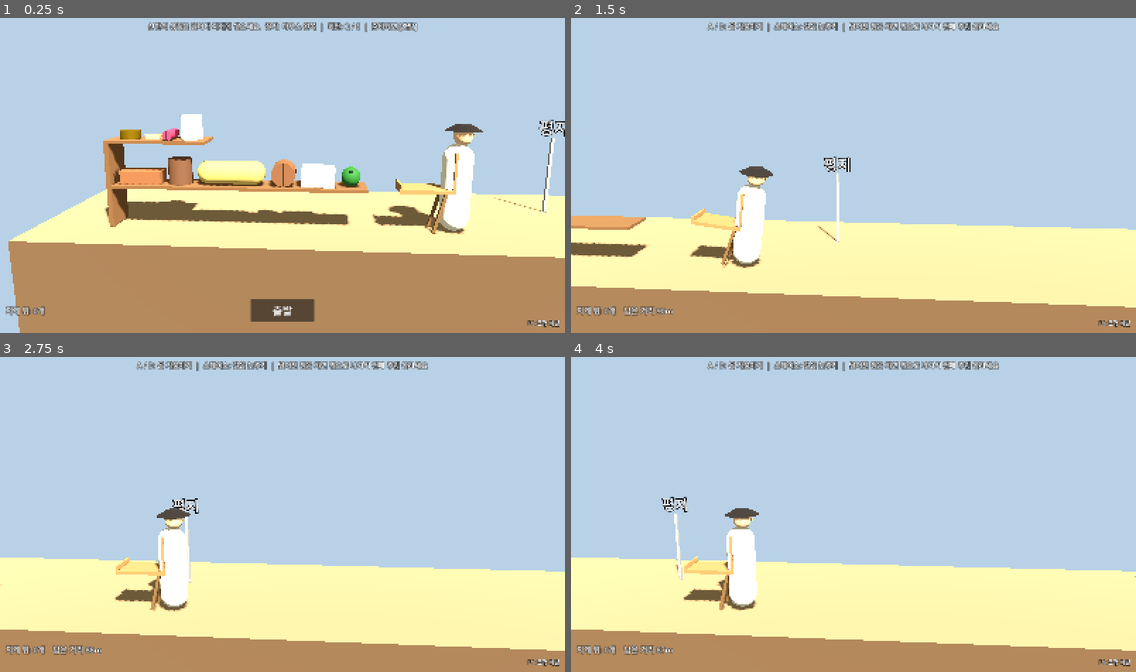
Above: before the commit, frames 1-4 (two rows, left to right).
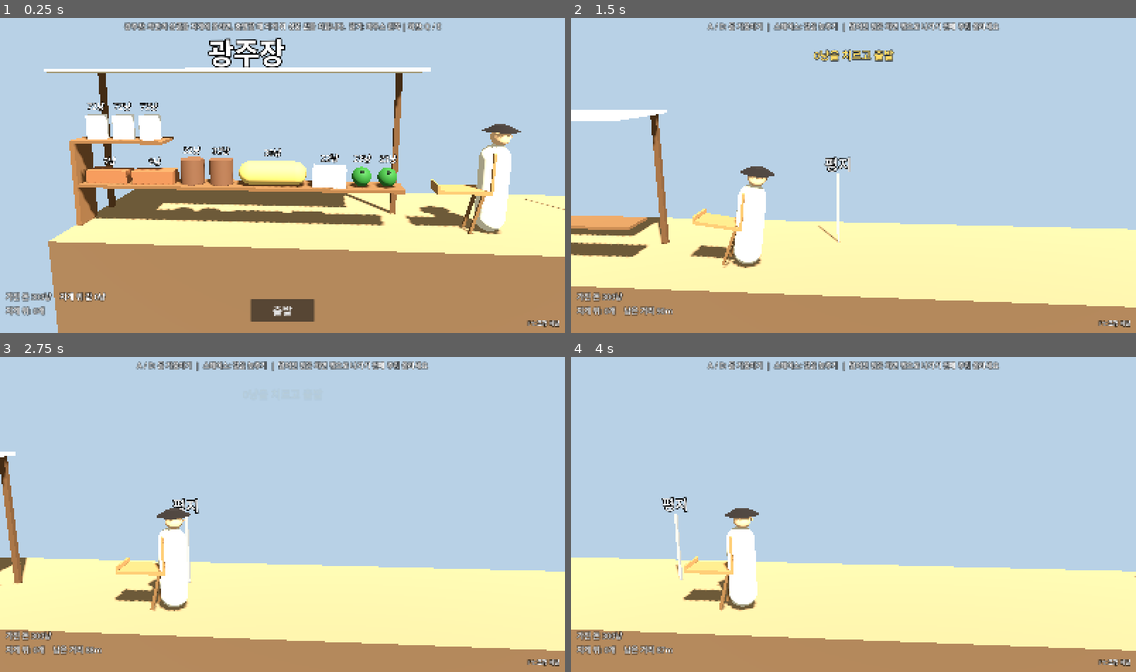
Above: after the commit, the same moments.

Repository: AirDropKR/BOBUSANG
Game: Godot game, scene res://game/leg_scene.tscn
Same seed, same stepped clock (60 frames per second), same inputs: the game is played once before the commit and once after it. Before the commit the project starts from res://debug/m1_sandbox.tscn.
Inputs (mouse positions are in pixels of both pictures, inside the frame that each line leads up to):
- Up to frame 1 (0.25 s): no input
- Up to frame 2 (1.5 s): click "출발" at 0.5 s; tap Enter at 1.25 s; move the mouse to (977, 159) at 1.27 s; hold D (lean_right) from 1.28 s (still down); click (977, 159) at 1.35 s
- Up to frame 3 (2.75 s): tap Space (slow) at 1.55 s; release D (lean_right) at 2 s; drag from (169, 530) to (254, 577) at 2.02 s
- Up to frame 4 (4 s): move the mouse to (910, 442) at 2.77 s; hold D (lean_right) 2.78-3.5 s; click (910, 442) at 2.85 s; tap Space (slow) at 3.05 s; drag from (825, 577) to (684, 464) at 3.52 s

The runs differ from the first frame. In frame 1, 21% of the frame differs, in the area x 1-100%, y 1-100%; in frame 2, 2.5%; in frame 3, 0.9%; in frame 4, 0.2%.

Commit message:
M2 한 구간 씬: 좌판에서 사서 쌓기 -> 이동 -> 안성장에서 팔기, 정산 화면
Co-Authored-By: Claude Opus 5.5 <noreply@anthropic.com>
Claude-Session: https://claude.ai/code/session_01VWYc7KggvUyf6hzMLZcZ4V

Diff:
--- a/data/locale/en.json
+++ b/data/locale/en.json
@@ -40,6 +40,26 @@
 		"debug.group.item": "Per-item mass scale",
 		"debug.segments_help": "flat, rocks, pothole, uphill, downhill",
 		"debug.show_info": "Show physics info",
-		"item.label_durability": "{name} {pct}%"
+		"item.label_durability": "{name} {pct}%",
+		"ui.money": "Money {n} nyang",
+		"ui.cart_total": "On jige: {n} nyang",
+		"ui.price_tag": "{n} nyang",
+		"ui.not_enough": "Not enough money ({n} nyang short)",
+		"ui.hint_market": "{market}: Put goods from the stall on your jige. You pay for what's on it when you depart.  Drag: Left Mouse | Rotate: Q / E",
+		"ui.leg_title": "{from} → {to}",
+		"ui.arrived_at": "Arrived at {market}",
+		"ui.sell": "Sell",
+		"ui.sell_all": "Sell All",
+		"ui.sold": "Sold",
+		"ui.sell_title": "Selling at {market}",
+		"ui.condition": "Condition {pct}%",
+		"ui.spent": "Spent",
+		"ui.earned": "Earned",
+		"ui.profit": "Profit",
+		"ui.lost_value": "Value lost",
+		"ui.kept": "Unsold",
+		"ui.paid_toast": "Paid {n} nyang and set off",
+		"ui.untracked_broke": "The {item} on the stall broke (no charge)",
+		"ui.money_unit": "{n} nyang"
 	}
 }
--- a/data/locale/ko.json
+++ b/data/locale/ko.json
@@ -40,6 +40,26 @@
 		"debug.group.item": "상품별 질량 배율",
 		"debug.segments_help": "flat, rocks, pothole, uphill, downhill",
 		"debug.show_info": "물리 정보 표시",
-		"item.label_durability": "{name} {pct}%"
+		"item.label_durability": "{name} {pct}%",
+		"ui.money": "가진 돈 {n}냥",
+		"ui.cart_total": "지게 위 값 {n}냥",
+		"ui.price_tag": "{n}냥",
+		"ui.not_enough": "돈이 모자랍니다 ({n}냥 부족)",
+		"ui.hint_market": "{market}: 좌판의 상품을 지게에 올리면, 출발할 때 지게 위 상품 값을 치릅니다.  끌기: 마우스 왼쪽 | 회전: Q / E",
+		"ui.leg_title": "{from} → {to}",
+		"ui.arrived_at": "{market} 도착",
+		"ui.sell": "팔기",
+		"ui.sell_all": "모두 팔기",
+		"ui.sold": "팔림",
+		"ui.sell_title": "{market}에서 팔기",
+		"ui.condition": "상태 {pct}%",
+		"ui.spent": "산 값",
+		"ui.earned": "판 값",
+		"ui.profit": "손익",
+		"ui.lost_value": "잃은 값",
+		"ui.kept": "남은 짐",
+		"ui.paid_toast": "{n}냥을 치르고 출발",
+		"ui.untracked_broke": "좌판의 {item}이(가) 깨졌다 (값은 안 냄)",
+		"ui.money_unit": "{n}냥"
 	}
 }
--- /dev/null
+++ b/game/leg_scene.gd
@@ -0,0 +1,265 @@
+extends Node3D
+## M2 한 구간: 출발 장터 좌판에서 상품을 지게에 쌓기(사기) -> 출발 -> 길 -> 도착 장터에서 팔기.
+## 돈과 짐 규칙은 core/LegTrade, 물리 세계는 physics/trip/TripWorld 가 맡는다.
+
+enum Phase { MARKET, WALKING, ARRIVING, SELLING }
+
+const ITEMS_DIR: String = "res://data/items"
+const ROADS_DIR: String = "res://data/roads"
+const MARKETS_DIR: String = "res://data/markets"
+const ECONOMY_PATH: String = "res://data/economy.json"
+const CARRIER_PATH: String = "res://data/carriers/carrier_jige.json"
+const DEFAULT_ORIGIN_ID: String = "market_gwangju"
+const PORTER_START_X: float = -2.0
+## 지게 받침과 좌판 사이 틈
+const STALL_GAP: float = 0.55
+## 도착 장터 표시를 도착 지점에서 이만큼 앞에
+const DESTINATION_BOOTH_OFFSET: float = 1.5
+const DESTINATION_BOOTH_WIDTH: float = 3.0
+const ARRIVAL_SETTLE_TIME: float = 1.0
+
+## 다시 시작해도 유지하는 선택
+static var origin_market_id: String = DEFAULT_ORIGIN_ID
+## 비어 있지 않으면 장터 사이 길 대신 이 길로 (조정 패널에서 바꿈)
+static var road_override_id: String = ""
+static var custom_order_text: String = ""
+static var show_item_info: bool = false
+
+var phase: Phase = Phase.MARKET
+var trade: LegTrade
+var world: TripWorld
+var item_defs: Dictionary = {}
+var markets: Dictionary = {}
+var road_defs: Dictionary = {}
+var origin: Dictionary = {}
+var destination: Dictionary = {}
+
+var _hud: Hud
+var _panel: TuningPanel
+var _sell_panel: SellPanel
+var _arrive_timer: float = 0.0
+
+
+func _ready() -> void:
+	item_defs = JsonData.load_by_id(ITEMS_DIR)
+	markets = JsonData.load_by_id(MARKETS_DIR)
+	road_defs = RoadCatalog.load_roads(ROADS_DIR)
+	if not markets.has(origin_market_id):
+		origin_market_id = DEFAULT_ORIGIN_ID
+	origin = markets[origin_market_id]
+	var route: Dictionary = origin["routes"][0]
+	destination = markets[route["to"]]
+	var road_id: String = road_override_id if road_defs.has(road_override_id) else String(route["road"])
+	trade = LegTrade.new(JsonData.load_file(ECONOMY_PATH), item_defs, origin, destination)
+
+	world = TripWorld.new()
+	world.name = "World"
+	add_child(world)
+	world.setup(road_defs[road_id], JsonData.load_file(CARRIER_PATH), PORTER_START_X, custom_order_text)
+	world.item_broken.connect(_on_item_broken)
+	world.untracked_item_broken.connect(_on_untracked_broken)
+	world.item_lost.connect(_on_item_lost)
+	world.porter_arrived.connect(_on_porter_arrived)
+	world.heavy_grabbed.connect(func(_item: ItemBody) -> void: _hud.toast(tr("ui.too_heavy")))
+	_build_stall()
+	_build_destination_booth()
+	world.set_info_visible(show_item_info)
+
+	_hud = Hud.new()
+	add_child(_hud)
+	_hud.start_pressed.connect(_on_start_pressed)
+	_hud.show_stacking(Loc.format("ui.hint_market", { "market": Loc.name_of(origin) }))
+	_panel = TuningPanel.new()
+	add_child(_panel)
+	_panel.set_roads(road_defs, road_id, custom_order_text)
+	_panel.road_rebuild_requested.connect(_on_road_rebuild_requested)
+	_panel.restart_requested.connect(_restart)
+	_panel.info_toggled.connect(_on_info_toggled)
+
+
+func _physics_process(delta: float) -> void:
+	if phase == Phase.ARRIVING:
+		_arrive_timer -= delta
+		if _arrive_timer <= 0.0:
+			_open_selling()
+
+
+func _process(_delta: float) -> void:
+	var on_carrier: Array[ItemBody] = world.items_on_carrier()
+	match phase:
+		Phase.MARKET:
+			var ids: Array = _item_ids(on_carrier)
+			var short: int = trade.shortage(ids)
+			_hud.set_trade(trade.ledger.money, trade.cart_total(ids), short)
+			_hud.set_start_enabled(short == 0)
+			_hud.set_info(on_carrier.size(), -1.0, false)
+		Phase.WALKING, Phase.ARRIVING:
+			_hud.set_trade(trade.ledger.money, -1, 0)
+			_hud.set_info(on_carrier.size(), maxf(world.profile.finish_x - world.porter.distance_x, 0.0),
+				world.porter.is_slowed)
+
+
+# --- 장터 (사기) ------------------------------------------------------------
+
+func _build_stall() -> void:
+	var spawned: Array[ItemBody] = []
+	var ids: Array = (origin["sells"] as Dictionary).keys()
+	ids.sort()
+	for item_id: String in ids:
+		for i: int in range(MarketRules.stock_count(item_id, origin, trade.economy)):
+			var item: ItemBody = world.spawn_item(item_defs[item_id])
+			item.set_tag(Loc.format("ui.price_tag", { "n": trade.buy_price(item_id) }))
+			spawned.append(item)
+	var rows: Array = StackingShelf.split_by_mass(spawned)
+	var shelf: StackingShelf = StackingShelf.new()
+	world.add_child(shelf)
+	var right_x: float = world.carrier_left_x() - STALL_GAP
+	var ground: float = world.profile.height_at(right_x)
+	shelf.build_for(right_x, ground, float(world.carrier_def["shelf_height"]), rows[0], rows[1])
+	var booth: MarketBooth = MarketBooth.new()
+	world.add_child(booth)
+	booth.build(shelf.left_x, right_x, ground, Loc.name_of(origin))
+	world.show_stacking_area(shelf.left_x)
+
+
+func _build_destination_booth() -> void:
+	var left: float = world.profile.finish_x + DESTINATION_BOOTH_OFFSET
+	var booth: MarketBooth = MarketBooth.new()
+	world.add_child(booth)
+	booth.build(left, left + DESTINATION_BOOTH_WIDTH, world.profile.height_at(left), Loc.name_of(destination))
+
+
+func _on_start_pressed() -> void:
+	if phase != Phase.MARKET:
+		return
+	var cart: Array = []
+	var on_carrier: Array[ItemBody] = world.items_on_carrier()
+	for item: ItemBody in on_carrier:
+		cart.append({ "uid": item.uid, "item_id": item.item_id })
+	var cost: int = trade.cart_total(_item_ids(on_carrier))
+	if not trade.depart(cart):
+		return
+	for item: ItemBody in world.items.duplicate():
+		if on_carrier.has(item):
+			world.track(item)
+			item.set_tag("")
+		else:
+			world.remove_item(item)
+	phase = Phase.WALKING
+	_hud.show_walking()
+	_hud.toast(Loc.format("ui.paid_toast", { "n": cost }))
+	world.start_walking()
+
+
+# --- 이동 -------------------------------------------------------------------
+
+func _on_porter_arrived() -> void:
+	if phase != Phase.WALKING:
+		return
+	phase = Phase.ARRIVING
+	_arrive_timer = ARRIVAL_SETTLE_TIME
+	_hud.toast(Loc.format("ui.arrived_at", { "market": Loc.name_of(destination) }))
+
+
+func _on_item_broken(uid: int, definition: Dictionary) -> void:
+	_hud.toast(Loc.format("ui.broke_toast", { "item": Loc.name_of(definition) }))
+	trade.haul.mark_broken(uid)
+
+
+func _on_untracked_broken(definition: Dictionary) -> void:
+	_hud.toast(Loc.format("ui.untracked_broke", { "item": Loc.name_of(definition) }))
+
+
+func _on_item_lost(uid: int, definition: Dictionary) -> void:
+	if trade.haul.mark_lost(uid):
+		_hud.toast(Loc.format("ui.lost_toast", { "item": Loc.name_of(definition) }))
+
+
+# --- 도착 (팔기) ------------------------------------------------------------
+
+func _open_selling() -> void:
+	phase = Phase.SELLING
+	world.hand.release()
+	world.hand.active = false
+	world.checking_lost = false
+	var on_carrier: Array = []
+	var conditions: Dictionary = {}
+	for item: ItemBody in world.items_on_carrier():
+		on_carrier.append(item.uid)
+		conditions[item.uid] = Breakage.durability_ratio(item.durability, item.max_durability)
+	trade.haul.finish(on_carrier, conditions)
+	_sell_panel = SellPanel.new()
+	add_child(_sell_panel)
+	_sell_panel.sell_requested.connect(_on_sell_requested)
+	_sell_panel.sell_all_requested.connect(_on_sell_all)
+	_sell_panel.retry_pressed.connect(_restart)
+	_refresh_sell_panel()
+
+
+func _on_sell_requested(uid: int) -> void:
+	if trade.sell(uid) > 0:
+		_remove_sold(uid)
+	_refresh_sell_panel()
+
+
+func _on_sell_all() -> void:
+	var arrived: Array[int] = trade.haul.uids_with_status(HaulState.Status.ARRIVED)
+	trade.sell_all()
+	for uid: int in arrived:
+		_remove_sold(uid)
+	_refresh_sell_panel()
+
+
+## 판 상품은 지게에서 내려 사라진다
+func _remove_sold(uid: int) -> void:
+	for item: ItemBody in world.items:
+		if item.uid == uid:
+			world.remove_item(item)
+			return
+
+
+func _refresh_sell_panel() -> void:
+	var rows: Array = []
+	for status: HaulState.Status in [HaulState.Status.ARRIVED, HaulState.Status.SOLD]:
+		for uid: int in trade.haul.uids_with_status(status):
+			rows.append({
+				"uid": uid,
+				"name": Loc.name_of(item_defs[trade.haul.get_item_id(uid)]),
+				"condition": trade.haul.get_condition(uid),
+				"price": trade.sale_price(uid),
+				"sold": status == HaulState.Status.SOLD,
+			})
+	var losses: Array = []
+	for loss: Dictionary in trade.losses():
+		var kind_key: String = "ui.broken" if loss["status"] == HaulState.Status.BROKEN else "ui.lost"
+		losses.append({ "kind": "[%s]" % tr(kind_key), "name": Loc.name_of(item_defs[loss["item_id"]]),
+			"value": loss["value"] })
+	var totals: Dictionary = {
+		"money": trade.ledger.money, "spent": trade.ledger.spent,
+		"earned": trade.ledger.earned, "profit": trade.ledger.profit(),
+	}
+	_sell_panel.refresh(Loc.name_of(destination), rows, losses, totals)
+
+
+# --- 기타 -------------------------------------------------------------------
+
+func _item_ids(items: Array[ItemBody]) -> Array:
+	var ids: Array = []
+	for item: ItemBody in items:
+		ids.append(item.item_id)
+	return ids
+
+
+func _on_road_rebuild_requested(road_id: String, order_text: String) -> void:
+	road_override_id = road_id
+	custom_order_text = order_text
+	_restart()
+
+
+func _on_info_toggled(on: bool) -> void:
+	show_item_info = on
+	world.set_info_visible(on)
+
+
+func _restart() -> void:
+	get_tree().reload_current_scene()
--- /dev/null
+++ b/game/leg_scene.tscn
@@ -0,0 +1,6 @@
+[gd_scene load_steps=2 format=3]
+
+[ext_resource type="Script" path="res://game/leg_scene.gd" id="1"]
+
+[node name="LegScene" type="Node3D"]
+script = ExtResource("1")
--- a/project.godot
+++ b/project.godot
@@ -7,7 +7,7 @@
 
 config/name="BOBUSANG"
 config/description="지게에 짐을 쌓아 고개를 넘는 조선 보부상 물리 로그라이크"
-run/main_scene="res://debug/m1_sandbox.tscn"
+run/main_scene="res://game/leg_scene.tscn"
 config/icon="res://icon.svg"
 config/features=PackedStringArray("4.7", "Forward Plus")
 
--- /dev/null
+++ b/tests/integration/test_leg_scene.gd
@@ -0,0 +1,40 @@
+extends GutTest
+## M2 구간 씬과 M1 샌드박스가 뜨는지 (물리 테스트 씬이 계속 살아 있는지 확인)
+
+const LEG_SCENE: String = "res://game/leg_scene.tscn"
+const SANDBOX_SCENE: String = "res://debug/m1_sandbox.tscn"
+
+
+func test_leg_scene_builds_stall_with_prices() -> void:
+	var scene: Node = (load(LEG_SCENE) as PackedScene).instantiate()
+	add_child_autofree(scene)
+	await wait_physics_frames(5)
+	var market: Dictionary = scene.origin
+	var expected: int = 0
+	for item_id: String in (market["sells"] as Dictionary).keys():
+		expected += MarketRules.stock_count(item_id, market, scene.trade.economy)
+	assert_eq(scene.world.items.size(), expected, "좌판에 재고 개수만큼 상품")
+	assert_eq(scene.world.items_on_carrier().size(), 0, "처음엔 지게가 비어 있음")
+	assert_eq(scene.phase, 0)
+
+
+func test_leg_scene_depart_charges_for_carrier_items() -> void:
+	var scene: Node = (load(LEG_SCENE) as PackedScene).instantiate()
+	add_child_autofree(scene)
+	await wait_physics_frames(5)
+	var world: TripWorld = scene.world
+	var item: ItemBody = world.items[0]
+	item.global_position = world.porter.carrier.global_position + Vector3(0, item.half_extents_2d().y + 0.02, 0)
+	await wait_physics_frames(30)
+	var money_before: int = scene.trade.ledger.money
+	scene._on_start_pressed()
+	assert_eq(scene.phase, 1, "출발함")
+	assert_eq(scene.trade.ledger.money, money_before - scene.trade.buy_price(item.item_id))
+	assert_eq(world.items.size(), 1, "사지 않은 상품은 좌판에 두고 감")
+
+
+func test_m1_sandbox_still_loads_all_items() -> void:
+	var scene: Node = (load(SANDBOX_SCENE) as PackedScene).instantiate()
+	add_child_autofree(scene)
+	await wait_physics_frames(5)
+	assert_eq(scene.world.items.size(), 10, "M1 샌드박스에 상품 10개")
--- a/tests/unit/test_architecture.gd
+++ b/tests/unit/test_architecture.gd
@@ -3,7 +3,7 @@
 ## - 입력 동작이 장치와 분리되어 있음: input/ 밖의 게임 코드는 Input, InputEvent 를 직접 읽지 않음
 ## - core/ 는 Node, 물리, 입력, 렌더링 API 를 쓰지 않음
 
-const GAME_CODE_DIRS: Array[String] = ["res://core", "res://physics", "res://view", "res://ui", "res://debug"]
+const GAME_CODE_DIRS: Array[String] = ["res://core", "res://physics", "res://view", "res://ui", "res://debug", "res://game"]
 const INPUT_PATTERN: String = "\\bInput\\.|\\bInputEvent|func _input\\(|func _unhandled_input\\(|func _unhandled_key_input\\(|func _shortcut_input\\(|\\bInputMap\\."
 const CORE_FORBIDDEN_PATTERN: String = "extends\\s+(Node|Node2D|Node3D|Control|CanvasItem|RigidBody3D|StaticBody3D|Area3D)\\b|PhysicsServer|RenderingServer|DisplayServer|\\bInput\\b|get_tree\\(|RigidBody|Camera3D|Viewport"
 
@@ -84,7 +84,7 @@
 	var regex: RegEx = RegEx.create_from_string("\"[^\"]*[가-힣][^\"]*\"")
 	var log_regex: RegEx = RegEx.create_from_string("push_error|push_warning|printerr|print\\(")
 	var hits: Array[String] = []
-	for dir_path: String in ["res://ui", "res://debug", "res://view"]:
+	for dir_path: String in ["res://ui", "res://debug", "res://view", "res://game"]:
 		for path: String in _scripts_in(dir_path):
 			for hit: String in _find(path, regex):
 				if log_regex.search(hit) == null:
--- a/ui/hud.gd
+++ b/ui/hud.gd
@@ -15,6 +15,7 @@
 
 var _hint: Label
 var _info: Label
+var _trade: Label
 var _debug_hint: Label
 var _start_button: Button
 var _toast_box: VBoxContainer
@@ -42,6 +43,15 @@
 	_info.offset_bottom = -MARGIN
 	_info.grow_vertical = Control.GROW_DIRECTION_BEGIN
 	root.add_child(_info)
+
+	_trade = _label(FONT_SIZE_INFO)
+	_trade.set_anchors_preset(Control.PRESET_BOTTOM_LEFT)
+	_trade.offset_left = MARGIN
+	_trade.offset_top = -120
+	_trade.offset_bottom = -56
+	_trade.grow_vertical = Control.GROW_DIRECTION_BEGIN
+	_trade.visible = false
+	root.add_child(_trade)
 
 	_debug_hint = _label(16)
 	_debug_hint.text = tr("ui.debug_hint")
@@ -74,9 +84,25 @@
 	show_stacking()
 
 
-func show_stacking() -> void:
-	_hint.text = tr("ui.hint_stack")
+## hint_text 가 비어 있으면 기본 쌓기 안내
+func show_stacking(hint_text: String = "") -> void:
+	_hint.text = hint_text if not hint_text.is_empty() else tr("ui.hint_stack")
 	_start_button.visible = true
+
+
+func set_start_enabled(enabled: bool) -> void:
+	_start_button.disabled = not enabled
+
+
+## 가진 돈과 지게 위 상품 값. shortage > 0 이면 모자란 돈을 함께 보여준다
+func set_trade(money: int, cart_total: int, shortage: int) -> void:
+	_trade.visible = true
+	var text: String = Loc.format("ui.money", { "n": money })
+	if cart_total >= 0:
+		text += "    " + Loc.format("ui.cart_total", { "n": cart_total })
+	if shortage > 0:
+		text += "    " + Loc.format("ui.not_enough", { "n": shortage })
+	_trade.text = text
 
 
 func show_walking() -> void:
--- a/ui/result_panel.gd
+++ b/ui/result_panel.gd
@@ -4,6 +4,8 @@
 
 signal retry_pressed
 
+const PANEL_COLOR: Color = Color(0.13, 0.11, 0.09, 0.97)
+const PANEL_CORNER_RADIUS: int = 8
 const PANEL_SIZE: Vector2 = Vector2(720, 520)
 const TITLE_FONT: int = 40
 const HEADER_FONT: int = 26
@@ -28,6 +30,10 @@
 	panel.offset_right = PANEL_SIZE.x * 0.5
 	panel.offset_top = -PANEL_SIZE.y * 0.5
 	panel.offset_bottom = PANEL_SIZE.y * 0.5
+	var style: StyleBoxFlat = StyleBoxFlat.new()
+	style.bg_color = PANEL_COLOR
+	style.set_corner_radius_all(PANEL_CORNER_RADIUS)
+	panel.add_theme_stylebox_override("panel", style)
 	add_child(panel)
 	var margin: MarginContainer = MarginContainer.new()
 	for side: String in ["left", "right", "top", "bottom"]:
--- /dev/null
+++ b/ui/sell_panel.gd
@@ -0,0 +1,145 @@
+class_name SellPanel
+extends CanvasLayer
+## 도착한 장터에서 팔기. 상품마다 상태와 값을 보여주고, 하나씩 또는 모두 판다.
+## 깨진 상품과 잃은 상품, 이번 구간 손익도 함께 보여준다.
+
+## 이 줄의 상품을 팔겠다 (판 뒤 refresh 로 다시 그린다)
+signal sell_requested(uid: int)
+signal sell_all_requested
+signal retry_pressed
+
+const PANEL_COLOR: Color = Color(0.13, 0.11, 0.09, 0.97)
+const PANEL_CORNER_RADIUS: int = 8
+const PANEL_SIZE: Vector2 = Vector2(760, 640)
+const TITLE_FONT: int = 34
+const HEADER_FONT: int = 22
+const BODY_FONT: int = 20
+const ROW_NAME_WIDTH: int = 220
+const ROW_CONDITION_WIDTH: int = 150
+const ROW_PRICE_WIDTH: int = 120
+const COLOR_SOLD: Color = Color(0.6, 0.95, 0.6)
+const COLOR_BAD: Color = Color(1.0, 0.55, 0.45)
+const COLOR_PROFIT: Color = Color(1.0, 0.86, 0.4)
+
+var _rows_box: VBoxContainer
+var _summary: Label
+var _losses: Label
+var _title: Label
+var _sell_all: Button
+
+
+func _ready() -> void:
+	layer = 10
+	var dim: ColorRect = ColorRect.new()
+	dim.color = Color(0, 0, 0, 0.45)
+	dim.set_anchors_preset(Control.PRESET_FULL_RECT)
+	add_child(dim)
+	var panel: PanelContainer = PanelContainer.new()
+	panel.set_anchors_preset(Control.PRESET_CENTER)
+	panel.offset_left = -PANEL_SIZE.x * 0.5
+	panel.offset_right = PANEL_SIZE.x * 0.5
+	panel.offset_top = -PANEL_SIZE.y * 0.5
+	panel.offset_bottom = PANEL_SIZE.y * 0.5
+	var style: StyleBoxFlat = StyleBoxFlat.new()
+	style.bg_color = PANEL_COLOR
+	style.set_corner_radius_all(PANEL_CORNER_RADIUS)
+	panel.add_theme_stylebox_override("panel", style)
+	add_child(panel)
+	var margin: MarginContainer = MarginContainer.new()
+	for side: String in ["left", "right", "top", "bottom"]:
+		margin.add_theme_constant_override("margin_" + side, 22)
+	panel.add_child(margin)
+	var box: VBoxContainer = VBoxContainer.new()
+	box.add_theme_constant_override("separation", 10)
+	margin.add_child(box)
+	_title = _label("", TITLE_FONT)
+	_title.horizontal_alignment = HORIZONTAL_ALIGNMENT_CENTER
+	box.add_child(_title)
+	var scroll: ScrollContainer = ScrollContainer.new()
+	scroll.size_flags_vertical = Control.SIZE_EXPAND_FILL
+	scroll.horizontal_scroll_mode = ScrollContainer.SCROLL_MODE_DISABLED
+	box.add_child(scroll)
+	_rows_box = VBoxContainer.new()
+	_rows_box.size_flags_horizontal = Control.SIZE_EXPAND_FILL
+	scroll.add_child(_rows_box)
+	_losses = _label("", BODY_FONT)
+	_losses.autowrap_mode = TextServer.AUTOWRAP_WORD_SMART
+	_losses.add_theme_color_override("font_color", COLOR_BAD)
+	box.add_child(_losses)
+	_summary = _label("", HEADER_FONT)
+	_summary.add_theme_color_override("font_color", COLOR_PROFIT)
+	box.add_child(_summary)
+	var buttons: HBoxContainer = HBoxContainer.new()
+	buttons.alignment = BoxContainer.ALIGNMENT_CENTER
+	buttons.add_theme_constant_override("separation", 24)
+	box.add_child(buttons)
+	_sell_all = _button(tr("ui.sell_all"), func() -> void: sell_all_requested.emit())
+	buttons.add_child(_sell_all)
+	buttons.add_child(_button(tr("ui.retry"), func() -> void: retry_pressed.emit()))
+
+
+## rows: [{ uid, name, condition (0~1), price, sold (bool) }]
+## losses: [{ name, value }] (깨진 것과 잃은 것), totals: { money, spent, earned, profit }
+func refresh(market_name: String, rows: Array, losses: Array, totals: Dictionary) -> void:
+	_title.text = Loc.format("ui.sell_title", { "market": market_name })
+	for child: Node in _rows_box.get_children():
+		child.queue_free()
+	var any_unsold: bool = false
+	if rows.is_empty():
+		_rows_box.add_child(_label(tr("ui.none"), BODY_FONT))
+	for row: Dictionary in rows:
+		_rows_box.add_child(_make_row(row))
+		any_unsold = any_unsold or not row["sold"]
+	_sell_all.disabled = not any_unsold
+	if losses.is_empty():
+		_losses.text = ""
+	else:
+		var parts: PackedStringArray = PackedStringArray()
+		var total_lost: int = 0
+		for loss: Dictionary in losses:
+			parts.append("%s %s" % [loss["kind"], loss["name"]])
+			total_lost += int(loss["value"])
+		_losses.text = "%s: %s  (%s)" % [tr("ui.lost_value"), Loc.format("ui.money_unit", { "n": total_lost }), ", ".join(parts)]
+	_summary.text = "%s    %s %s    %s %s    %s %s" % [
+		Loc.format("ui.money", { "n": totals["money"] }),
+		tr("ui.spent"), Loc.format("ui.money_unit", { "n": totals["spent"] }),
+		tr("ui.earned"), Loc.format("ui.money_unit", { "n": totals["earned"] }),
+		tr("ui.profit"), Loc.format("ui.money_unit", { "n": totals["profit"] }),
+	]
+
+
+func _make_row(row: Dictionary) -> Control:
+	var line: HBoxContainer = HBoxContainer.new()
+	var name_label: Label = _label(row["name"], BODY_FONT)
+	name_label.custom_minimum_size.x = ROW_NAME_WIDTH
+	line.add_child(name_label)
+	var cond: Label = _label(Loc.format("ui.condition", { "pct": roundi(float(row["condition"]) * 100.0) }), BODY_FONT)
+	cond.custom_minimum_size.x = ROW_CONDITION_WIDTH
+	line.add_child(cond)
+	var price: Label = _label(Loc.format("ui.money_unit", { "n": row["price"] }), BODY_FONT)
+	price.custom_minimum_size.x = ROW_PRICE_WIDTH
+	line.add_child(price)
+	if row["sold"]:
+		var sold: Label = _label(tr("ui.sold"), BODY_FONT)
+		sold.add_theme_color_override("font_color", COLOR_SOLD)
+		line.add_child(sold)
+	else:
+		var uid: int = row["uid"]
+		line.add_child(_button(tr("ui.sell"), func() -> void: sell_requested.emit(uid)))
+	return line
+
+
+func _button(text: String, callback: Callable) -> Button:
+	var b: Button = Button.new()
+	b.text = text
+	b.add_theme_font_size_override("font_size", BODY_FONT)
+	b.custom_minimum_size = Vector2(120, 40)
+	b.pressed.connect(callback)
+	return b
+
+
+func _label(text: String, font_size: int) -> Label:
+	var label: Label = Label.new()
+	label.text = text
+	label.add_theme_font_size_override("font_size", font_size)
+	return label
--- /dev/null
+++ b/view/market_booth.gd
@@ -0,0 +1,43 @@
+class_name MarketBooth
+extends Node3D
+## 장터 표시 (보이기만 함): 기둥 두 개와 차양, 장터 이름 간판. 충돌 없음.
+
+const POLE_HEIGHT: float = 2.6
+const POLE_WIDTH: float = 0.1
+const AWNING_THICKNESS: float = 0.06
+const AWNING_DEPTH: float = 1.6
+const BACK_Z: float = -0.9
+const SIGN_FONT_SIZE: int = 72
+const SIGN_PIXEL_SIZE: float = 0.007
+const COLOR_POLE: Color = Color(0.38, 0.27, 0.17)
+const COLOR_AWNING: Color = Color(0.86, 0.8, 0.66)
+
+
+## left_x ~ right_x 위에 세운다. ground_y 는 땅 높이
+func build(left_x: float, right_x: float, ground_y: float, title: String) -> void:
+	var pole_mat: StandardMaterial3D = StandardMaterial3D.new()
+	pole_mat.albedo_color = COLOR_POLE
+	for x: float in [left_x, right_x]:
+		_box(Vector3(POLE_WIDTH, POLE_HEIGHT, POLE_WIDTH), Vector3(x, ground_y + POLE_HEIGHT * 0.5, BACK_Z), pole_mat)
+	var awning_mat: StandardMaterial3D = StandardMaterial3D.new()
+	awning_mat.albedo_color = COLOR_AWNING
+	var width: float = right_x - left_x + POLE_WIDTH * 4.0
+	_box(Vector3(width, AWNING_THICKNESS, AWNING_DEPTH),
+		Vector3((left_x + right_x) * 0.5, ground_y + POLE_HEIGHT, BACK_Z + AWNING_DEPTH * 0.5 - POLE_WIDTH), awning_mat)
+	var sign_label: Label3D = Label3D.new()
+	sign_label.text = title
+	sign_label.font_size = SIGN_FONT_SIZE
+	sign_label.pixel_size = SIGN_PIXEL_SIZE
+	sign_label.outline_size = 12
+	sign_label.position = Vector3((left_x + right_x) * 0.5, ground_y + POLE_HEIGHT + 0.35, BACK_Z)
+	add_child(sign_label)
+
+
+func _box(size: Vector3, pos: Vector3, mat: Material) -> void:
+	var mesh: BoxMesh = BoxMesh.new()
+	mesh.size = size
+	var mi: MeshInstance3D = MeshInstance3D.new()
+	mi.mesh = mesh
+	mi.material_override = mat
+	mi.position = pos
+	add_child(mi)
Not shown, added: game/leg_scene.gd.uid
Not shown, added: tests/integration/test_leg_scene.gd.uid
Not shown, added: tests/unit/test_market_rules.gd.uid
Not shown, added: tests/unit/test_trade.gd.uid
Not shown, added: ui/sell_panel.gd.uid
Not shown, added: view/market_booth.gd.uid
Not shown, added: view/scene_lighting.gd.uid
Not shown, changed: CLAUDE.md
